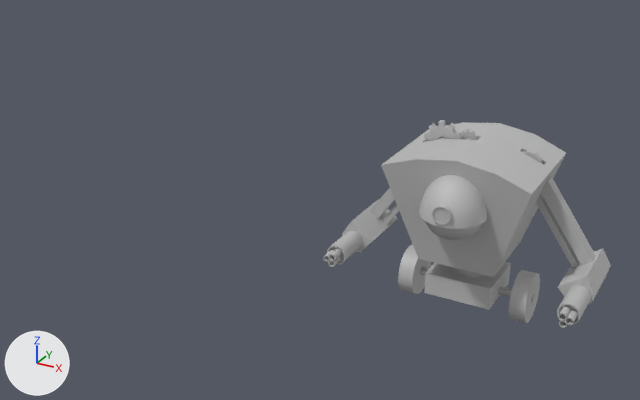
A saved change to the FBX model QUATER 1.4 project/Assets/FBX/Enemy/Enemy_Melee_NoAnim.fbx.
One viewpoint serves both versions: a 50 mm lens placed at (6.69, -8.4, 5.07), pointed at (2.22, -0.28, 1.01). The axes (+X, +Y, +Z) are drawn at lower left. The lights are the same throughout. Where no turn or scale is listed for an object, it has been applied to the vertices.
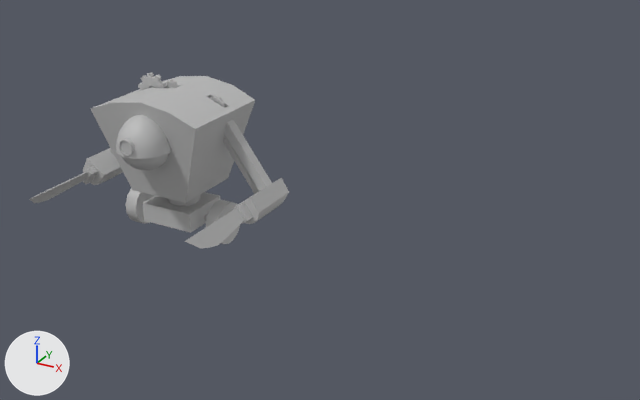
Commit message: fixed enemy models

What differs and where, as boxes (x1, y1, x2, y2) in the pictures (640 x 400 px; the box of a moved part takes in the faces that stretch with it):
'polySurface120', reshaped, moved (10% narrower, 16% shorter): before (323, 120, 611, 328); after (30, 73, 289, 248)
part 1 of me_mesh, moved or reshaped: before (419, 175, 487, 229); after (116, 115, 171, 159)
part 2 of me_mesh, moved or reshaped: before (425, 221, 482, 240); after (122, 153, 169, 170)
part 3 of me_mesh, moved or reshaped: before (398, 244, 431, 294); after (126, 188, 155, 224)
part 4 of me_mesh, moved or reshaped: before (425, 262, 511, 309); after (143, 192, 220, 233)
part 5 of me_mesh, moved or reshaped: before (381, 122, 566, 277); after (90, 76, 255, 203)
part 6 of me_mesh, moved or reshaped: before (452, 267, 484, 277); after (167, 195, 201, 206)
part 7 of me_mesh, moved or reshaped: before (424, 120, 463, 141); after (138, 73, 167, 90)
part 8 of me_mesh, moved or reshaped: before (498, 286, 512, 297); after (204, 214, 208, 221)
part 9 of me_mesh, moved or reshaped: before (509, 270, 540, 323); after (206, 200, 240, 244)
part 10 of me_mesh, moved or reshaped: before (342, 199, 398, 252); after (83, 148, 123, 185)
part 11 of me_mesh, moved or reshaped: before (369, 188, 395, 219); after (110, 149, 115, 156)
part 12 of me_mesh, moved or reshaped (not visible afterwards): before (382, 204, 399, 224)
part 13 of me_mesh, moved or reshaped: before (541, 176, 596, 265); after (224, 119, 272, 191)
part 14 of me_mesh, moved or reshaped: before (536, 195, 579, 267); after (223, 136, 259, 194)
part 15 of me_mesh, moved or reshaped: before (558, 248, 611, 305); after (233, 178, 289, 224)
part 16 of me_mesh, moved or reshaped: before (523, 149, 543, 163); after (210, 95, 225, 108)
part 17 of me_mesh, moved or reshaped: before (461, 129, 479, 140); after (166, 80, 179, 88)
part 18 of me_mesh, moved or reshaped (not visible afterwards): before (420, 267, 429, 276)
part 19 of me_mesh, moved or reshaped: before (432, 204, 452, 225); after (119, 139, 134, 156)
part 20 of me_mesh, added: after (30, 171, 88, 203)
part 21 of me_mesh, added: after (185, 208, 244, 248)
part 22 of me_mesh, deleted: before (323, 230, 591, 328)
part 23 of me_mesh, added: after (83, 166, 98, 184)
part 24 of me_mesh, added: after (233, 203, 253, 224)

The edits, one by one:
me_mesh is used by ob_polysurface120; location (3.959, -0.123, 0.0).
me_mesh had 1643 vertices, 1492 faces and spanned x -1.41..1.41, y -0.86..0.86, z 0.0..2.05.
me_mesh now has 1219 vertices, 1144 faces and spans x -1.38..1.37, y -1.12..1.12, z 0.0..2.05.
me_mesh part 1: the loose piece of 85 vertices spanning x -0.37..0.33, y -0.84..-0.35, z 1.36..1.78 is moved by (-0.02, 0.26, 0.0).
me_mesh part 2: the loose piece of 81 vertices spanning x -0.33..0.29, y -0.8..-0.33, z 1.1..1.38 is moved by (-0.02, 0.26, 0.0).
me_mesh part 3: the loose piece of 62 vertices spanning x -0.76..-0.57, y -0.15..0.4, z 0.0..0.55 is moved by (-0.02, 0.26, 0.0).
me_mesh part 4: the loose piece of 8 vertices spanning x -0.39..0.35, y -0.21..0.46, z 0.2..0.45 is moved by (-0.02, 0.26, 0.0).
me_mesh part 5: the loose piece of 114 vertices spanning x -0.83..0.75, y -0.53..0.78, z 0.66..1.94 is moved by (-0.02, 0.26, 0.0).
me_mesh part 6: the loose piece of 28 vertices spanning x -0.22..0.22, y -0.07..0.36, z 0.3..0.73 is moved by (-0.02, 0.26, 0.0).
me_mesh part 7: the loose piece of 120 vertices spanning x -0.66..-0.22, y 0.21..0.27, z 1.61..2.05 is moved by (-0.02, 0.26, 0.0).
me_mesh part 8: the loose piece of 24 vertices spanning x 0.23..0.64, y 0.08..0.17, z 0.23..0.32 is moved by (-0.02, 0.26, 0.0).
me_mesh part 9: the loose piece of 62 vertices spanning x 0.54..0.73, y -0.15..0.4, z 0.0..0.55 is moved by (-0.02, 0.26, 0.0).
me_mesh part 10: the loose piece of 23 vertices spanning x -1.41..-1.04, y -0.23..0.48, z 0.51..0.87 is moved by (0.04, 0.26, 0.04).
me_mesh part 11: the loose piece of 8 vertices spanning x -1.33..-0.64, y 0.17..0.31, z 0.69..1.58 is scaled about its middle by (0.955, 1, 1.02), then moved by (0.02, 0.26, 0.05).
me_mesh part 12: the loose piece of 8 vertices spanning x -1.18..-0.54, y 0.21..0.27, z 0.62..1.48 is scaled about its middle by (0.953, 1, 1.02), then moved by (0.02, 0.26, 0.05).
me_mesh part 13: the loose piece of 8 vertices spanning x 0.62..1.3, y 0.17..0.31, z 0.73..1.62 is moved by (-0.05, 0.26, 0.02).
me_mesh part 14: the loose piece of 8 vertices spanning x 0.52..1.15, y 0.21..0.27, z 0.66..1.52 is scaled about its middle by (1.03, 1, 0.984), then moved by (-0.05, 0.26, 0.02).
me_mesh part 15: the loose piece of 23 vertices spanning x 1.04..1.41, y -0.23..0.48, z 0.5..0.86 is moved by (-0.04, 0.26, 0.03).
me_mesh part 16: the loose piece of 90 vertices spanning x 0.38..0.65, y 0.23..0.27, z 1.63..1.9 is moved by (-0.02, 0.26, 0.0).
me_mesh part 17: the loose piece of 120 vertices spanning x -0.28..-0.06, y 0.28..0.3, z 1.76..1.99 is moved by (-0.02, 0.26, 0.0).
me_mesh part 18: the loose piece of 24 vertices spanning x -0.62..-0.2, y 0.08..0.17, z 0.23..0.32 is moved by (-0.02, 0.26, 0.0).
me_mesh part 19: the loose piece of 57 vertices spanning x -0.11..0.08, y -0.86..-0.75, z 1.38..1.57 is moved by (-0.02, 0.26, 0.0).
me_mesh part 20: a new loose piece of 17 vertices spanning x -1.3..-1.16, y -1.12..-0.08, z 0.59..0.79, in mat_lambert1 (grey #bcbcbc).
me_mesh part 21: a new loose piece of 17 vertices spanning x 1.14..1.29, y -1.12..-0.08, z 0.58..0.78, in mat_lambert1 (grey #bcbcbc).
me_mesh part 22: 8 loose pieces with 474 vertices, spanning x -1.38..1.38, y -0.8..-0.23, z 0.53..0.77, are deleted.
me_mesh part 23: 8 vertices added at x -1.3..-1.1, y -0.1..0.09, z 0.6..0.82.
me_mesh part 24: 8 vertices added at x 1.09..1.29, y -0.1..0.09, z 0.58..0.8.
Object 'polySurface120' (ob_polysurface120) moves from (3.959, -0.123, 0.0) to (0.057, -0.383, 0.0).
